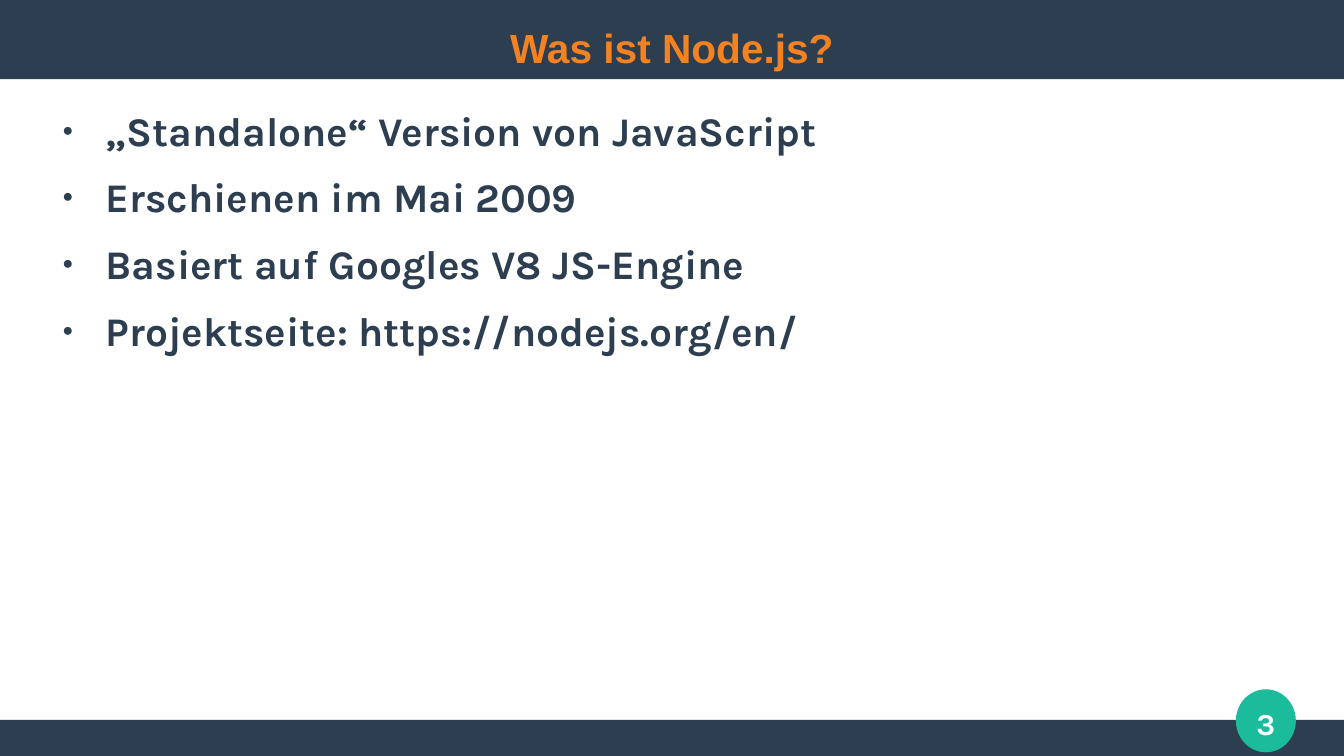
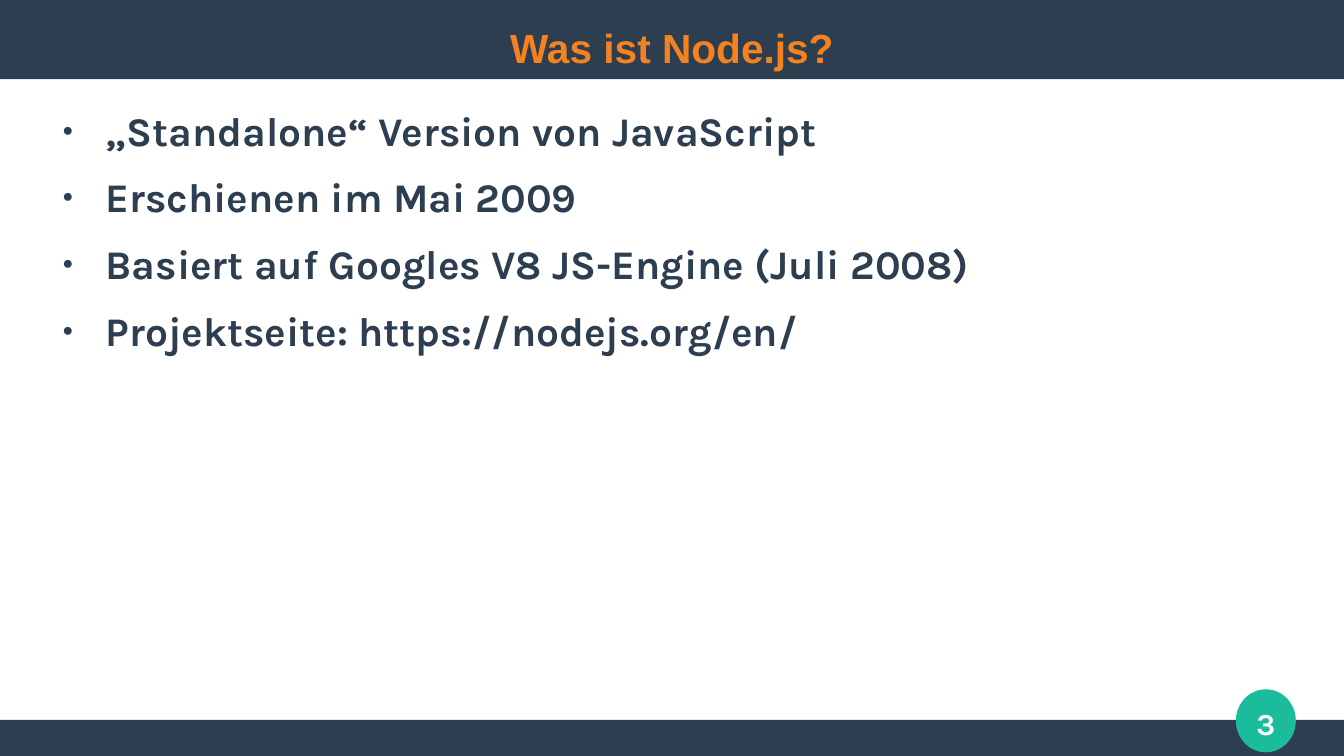
Before and after one commit to ghandmann/HS-AlbSig-WebAnwendungen2, a slide deck: slide 3 of Kapitel/01_Nodejs.odp. Drawn at 1344x756 pixels with LibreOffice and Linux fonts; fonts in the diff are those of the drawing. Boxes give left, top, right and bottom in pixels: in the first picture for what was removed or moved away, otherwise in the second. Text is boxed around its words. In the diff, an @@ line names an element or a change of style, - is before the commit and + after.

Commit message:
mention when v8 was released

```diff
--- a/Kapitel/01_Nodejs.odp
+++ b/Kapitel/01_Nodejs.odp
@@ text at <box>106,248,968,289</box>: text changed @@
-● Basiert auf Googles V8 JS-Engine
+● Basiert auf Googles V8 JS-Engine (Juli 2008)
```
